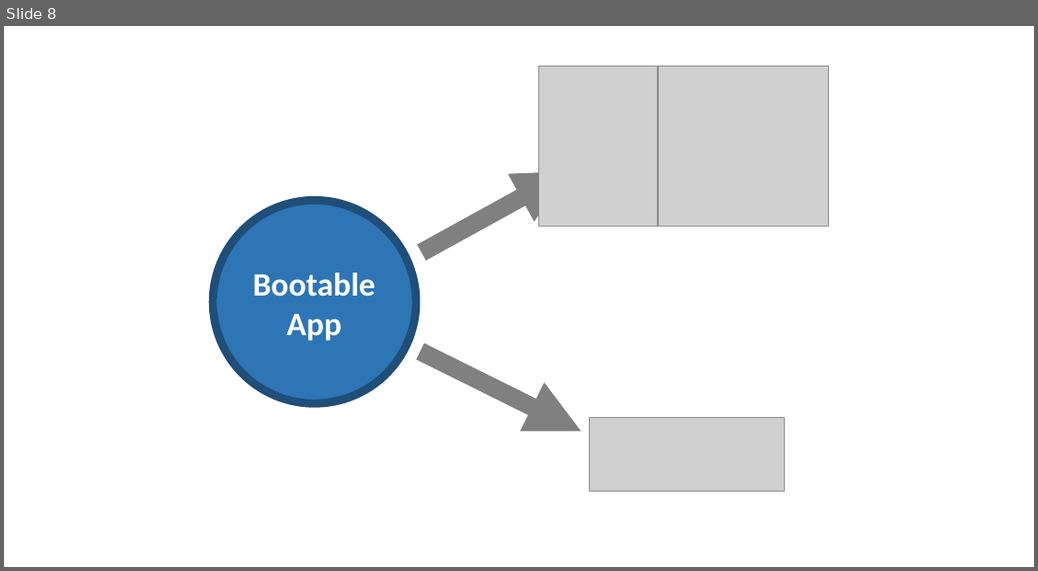
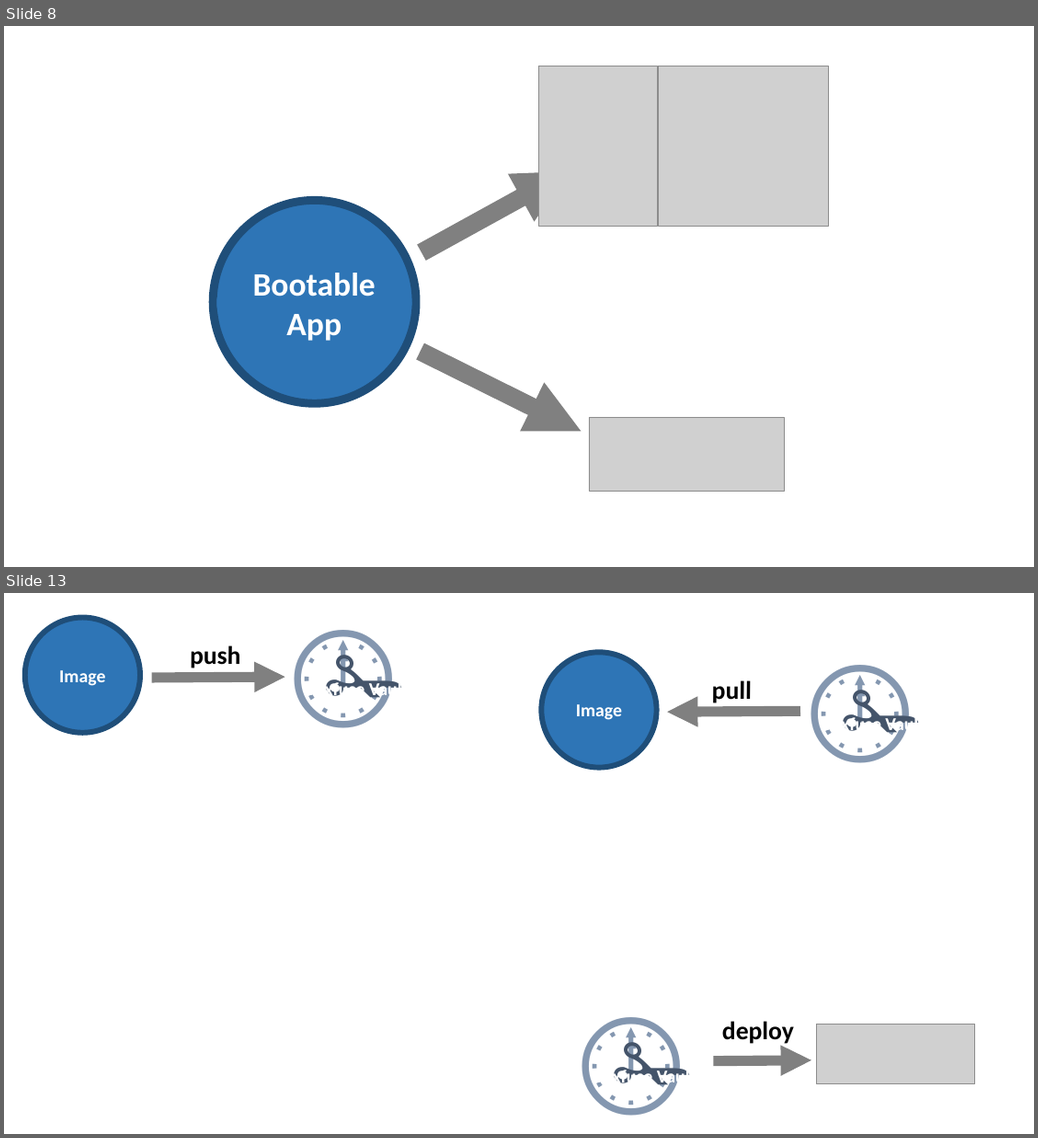
Before and after one commit to flyway/boxfuse.com, a slide deck: _sources/GettingStarted.pptx. Shown one above the other, each under a label of ours: slide 8 before the commit, slides 8 and 13 after it; the slides between them are not shown. The pictures are 1038x571 and 1038x1138 pixels, drawn with LibreOffice and Linux fonts; fonts in the diff are those of the drawing; grey boxes stand for pictures. Boxes give left, top, right and bottom in pixels: in the first picture for what was removed or moved away, otherwise in the second. Text is boxed around its words. In the diff, an @@ line names an element or a change of style, - is before the commit and + after.

```diff
--- a/_sources/GettingStarted.pptx
+++ b/_sources/GettingStarted.pptx
@@ slide 13 added at (4, 593, 1034, 1134), background #FFFFFF @@
@@ ellipse added at (25, 617, 140, 732), fill #2E75B6, outline #1F4E79 6 pt, 20 pt, text #FFFFFF, bold @@
+Image
@@ text added at (284, 593, 483, 745), 138 pt, text #8497B0 @@
+🕛
@@ text added at (320, 617, 395, 739), 105 pt, text #44546A @@
+✁
@@ text added at (190, 645, 240, 668), 28 pt, text #000000, bold @@
+push
@@ text added at (800, 622, 999, 780), 138 pt, text #8497B0 @@
+🕛
@@ ellipse added at (542, 652, 657, 767), fill #2E75B6, outline #1F4E79 6 pt, 20 pt, text #FFFFFF, bold @@
+Image
@@ text added at (836, 652, 911, 774), 105 pt, text #44546A @@
+✁
@@ arrow added from (152, 678) to (286, 677), #808080 11.25 pt @@
@@ text added at (305, 680, 409, 701), 20 pt, text #FFFFFF, bold @@
+Boxfuse Vault
@@ text added at (712, 680, 752, 703), 28 pt, text #000000, bold @@
+pull
@@ arrow added from (801, 711) to (667, 712), #808080 11.25 pt @@
@@ text added at (822, 715, 925, 736), 20 pt, text #FFFFFF, bold @@
+Boxfuse Vault
@@ text added at (572, 973, 770, 1131), 138 pt, text #8497B0 @@
+🕛
@@ text added at (608, 1004, 682, 1127), 105 pt, text #44546A @@
+✁
@@ text added at (723, 1021, 794, 1046), 28 pt, text #000000, bold @@
+deploy
@@ picture added at (816, 1024, 976, 1083) @@
@@ arrow added from (714, 1060) to (812, 1060), #808080 11.25 pt @@
@@ text added at (593, 1068, 697, 1088), 20 pt, text #FFFFFF, bold @@
+Boxfuse Vault
```
Also in this commit, not shown: 1 slide changed, 3 other slides added, 34 other files.
